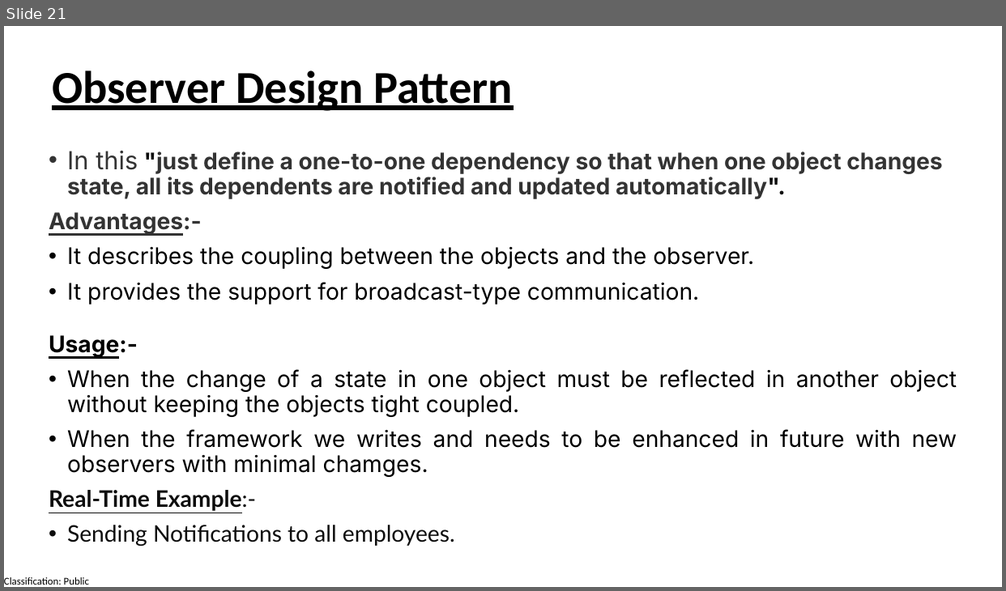
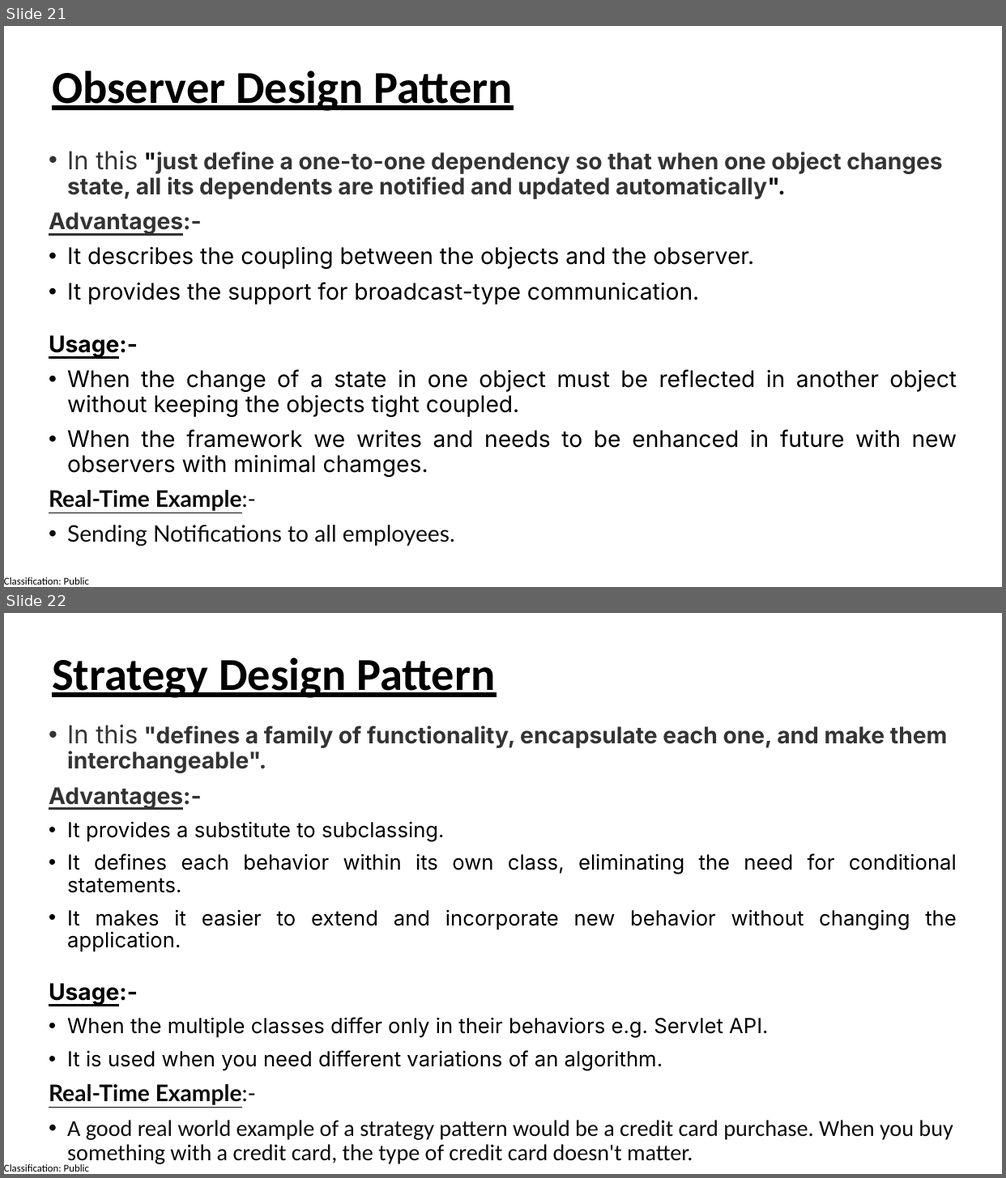
Before and after one commit to manaswiniray/DesignPatterns, a slide deck: DesignPatterns.pptx. Shown one above the other, each under a label of ours: slide 21 before the commit, slides 21 and 22 after it. The pictures are 1006x591 and 1006x1178 pixels, drawn with LibreOffice and Linux fonts; fonts in the diff are those of the drawing. Boxes give left, top, right and bottom in pixels: in the first picture for what was removed or moved away, otherwise in the second. Text is boxed around its words. In the diff, an @@ line names an element or a change of style, - is before the commit and + after.

```diff
--- a/DesignPatterns.pptx
+++ b/DesignPatterns.pptx
@@ slide 22 added at (4,613,1002,1174), background #FFFFFF; not listed: 1 template element that a slide beside it also shows @@
@@ text added at (52,658,495,698), 44 pt, text #000000, bold, underline @@
+Strategy Design Pattern
@@ text added at (49,725,957,1166), 20 pt, text #000000 @@
+• In this "defines a family of functionality, encapsulate each one, and make them interchangeable".
+Advantages:-
+• It provides a substitute to subclassing.
+• It defines each behavior within its own class, eliminating the need for conditional statements.
+• It makes it easier to extend and incorporate new behavior without changing the application.
+Usage:-
+• When the multiple classes differ only in their behaviors e.g. Servlet API.
+• It is used when you need different variations of an algorithm.
+Real-Time Example:-
+• A good real world example of a strategy pattern would be a credit card purchase. When you buy something with a credit card, the type of credit card doesn't matter.
```
Also in this commit, not shown: 1 slide changed, 1 other slide added, 10 other files.
